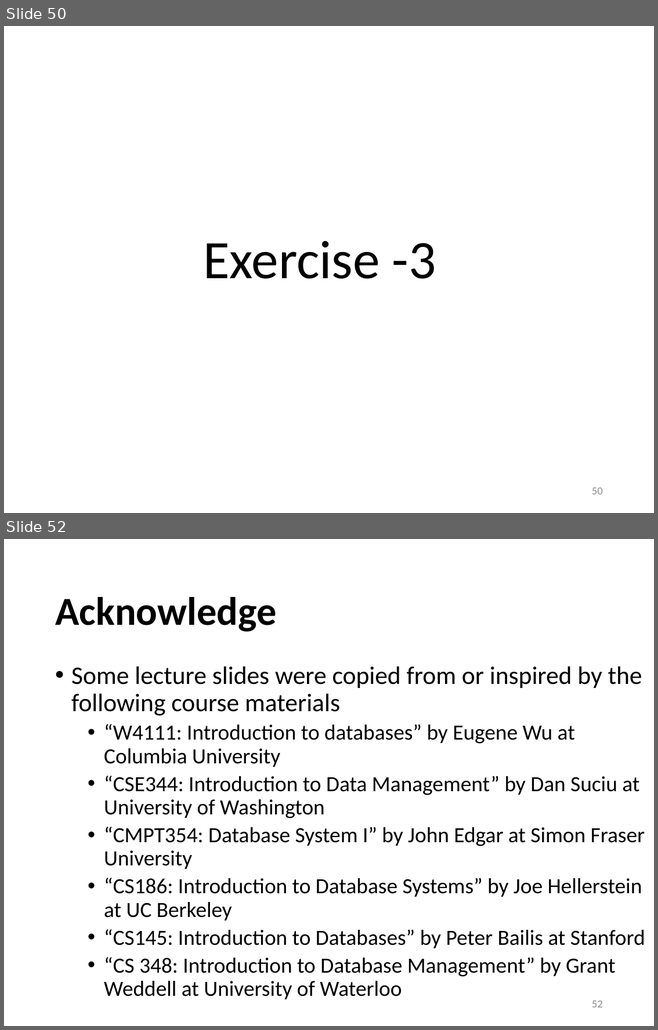
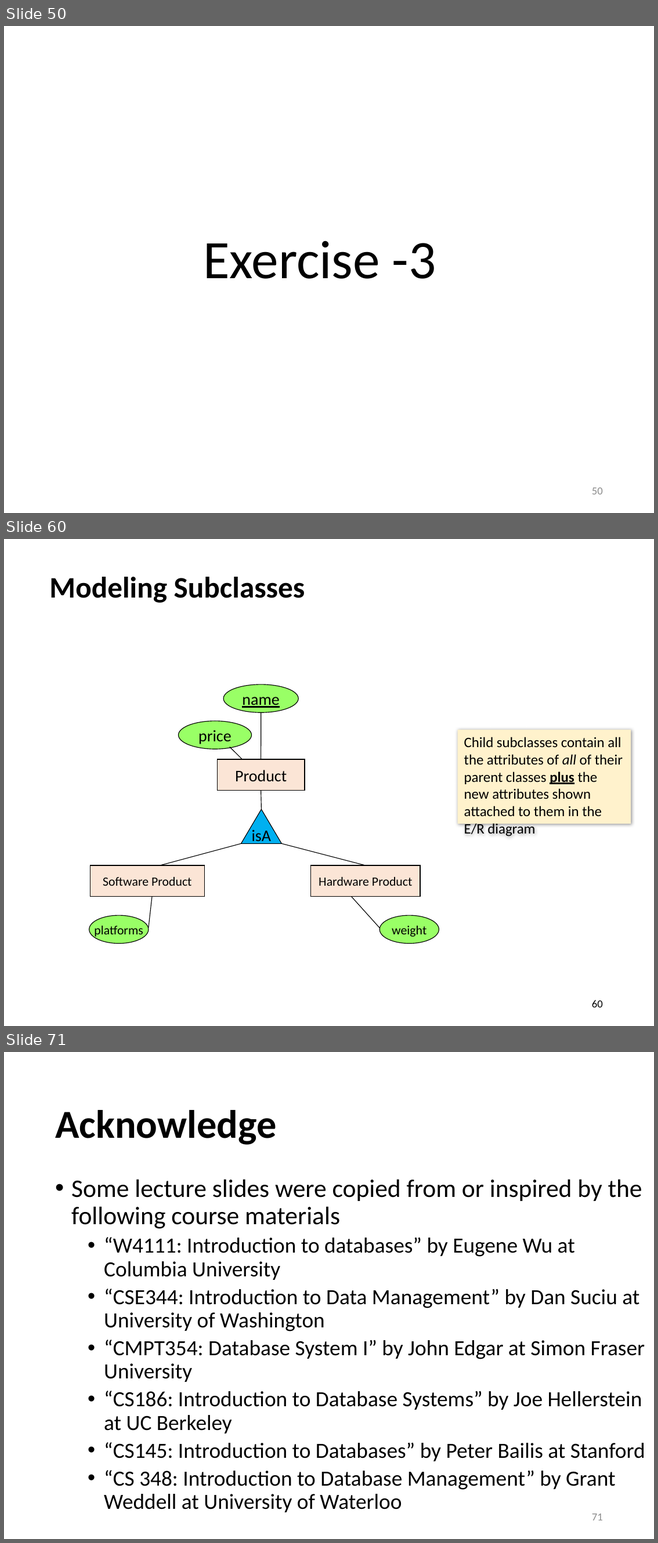
Before and after one commit to sfu-db/cmpt354, a slide deck: Lectures/lec8-er-model.pptx. Shown one above the other, each under a label of ours: slides 50 and 52 before the commit, slides 50, 60 and 71 after it; the slides between them are not shown. The pictures are 658x1030 and 658x1543 pixels, drawn with LibreOffice and Linux fonts; fonts in the diff are those of the drawing. Boxes give left, top, right and bottom in pixels: in the first picture for what was removed or moved away, otherwise in the second. Text is boxed around its words. In the diff, an @@ line names an element or a change of style, - is before the commit and + after.

```diff
--- a/Lectures/lec8-er-model.pptx
+++ b/Lectures/lec8-er-model.pptx
@@ slide 60 added at (4,539,654,1026), background #FFFFFF @@
@@ text added at (49,577,305,603), 33 pt, text #000000, bold @@
+Modeling Subclasses
@@ group added at (178,685,305,790): 2 ellipses, 2 lines, 1 rectangle @@
+Product
+name
+price
@@ rectangle added at (458,730,630,824), fill #FFF2CC, 16 pt, text #000000 @@
+Child subclasses contain all the attributes of all of their parent classes plus the new attributes shown attached to them in the E/R diagram
@@ group added at (160,790,365,866): 3 lines, 1 triangle @@
+isA
@@ rectangle added at (90,866,204,897), fill #FBE5D6, outline #000000 0.75 pt, 14 pt, text #000000 @@
+Software Product
@@ rectangle added at (311,866,420,897), fill #FBE5D6, outline #000000 0.75 pt, 14 pt, text #000000 @@
+Hardware Product
@@ line added from (152, 897) to (148, 928), #000000 0.75 pt @@
@@ line added from (351, 897) to (379, 928), #000000 0.75 pt @@
@@ ellipse added at (89,916,148,944), fill #99FF66, outline #000000 0.75 pt, 14 pt, text #000000 @@
+platforms
@@ ellipse added at (379,916,438,944), fill #99FF66, outline #000000 0.75 pt, 14 pt, text #000000 @@
+weight
@@ page number added at (592,1000,603,1008), 12 pt, text #000000 @@
+60
@@ what was slide 52 is now slide 71 @@
@@ page number at (592,1514,603,1521): text changed @@
-52
+71
```
Also in this commit, not shown: 2 slides changed, 18 other slides added, 1 other file.
